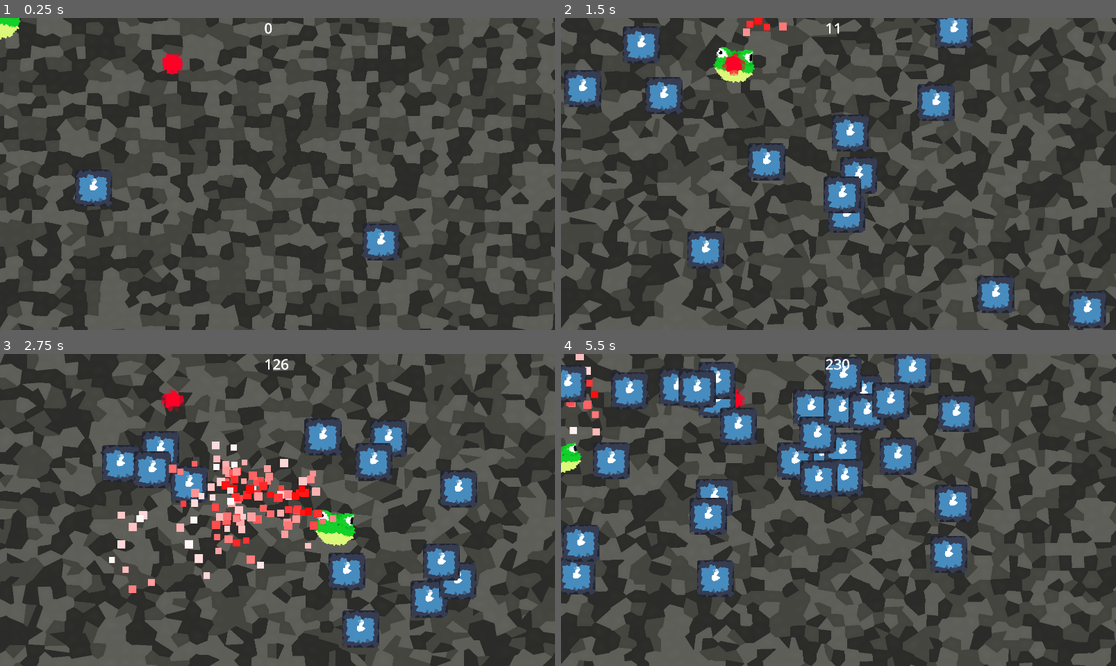
Above: before the commit, frames 1-4 (two rows, left to right).
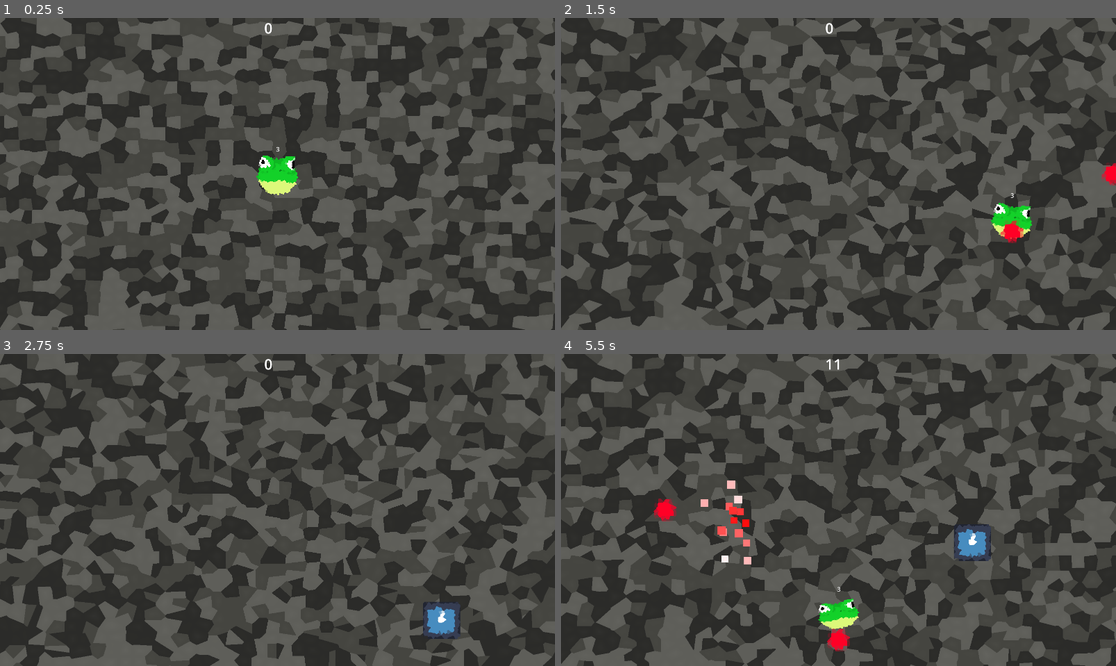
Above: after the commit, the same moments.

Repository: n2ize/FroschRoguelike
Game: Godot game, scene res://testlevel.tscn
The game is run twice, just before and just after one commit, with the same random seed, the same clock (stepped at 60 frames per second) and the same inputs. The engine's default icon, where the game draws it, is replaced by a stand-in: a white triangle on a blue panel in a dark square.
Inputs (mouse positions are in pixels of both pictures, inside the frame that each line leads up to):
- Up to frame 1 (0.25 s): no input
- Up to frame 2 (1.5 s): move the mouse to (960, 158) at 0.52 s; hold D (move_right) 0.53-1.28 s; click (960, 158) at 0.6 s; move the mouse to (727, 189) at 1.27 s; hold S (move_down) from 1.28 s (still down); click (727, 189) at 1.35 s
- Up to frame 3 (2.75 s): move the mouse to (333, 441) at 2.02 s; release S (move_down) at 2.03 s; hold D (move_right) from 2.03 s (still down); click (333, 441) at 2.1 s
- Up to frame 4 (5.5 s): move the mouse to (810, 572) at 2.77 s; release D (move_right) at 2.78 s; hold W (move_up) 2.78-3.53 s; click (810, 572) at 2.85 s; move the mouse to (1005, 556) at 3.52 s; hold A (move_left) 3.53-5.03 s; click (1005, 556) at 3.6 s; move the mouse to (672, 463) at 4.27 s; click (672, 463) at 4.35 s; move the mouse to (866, 510) at 5.02 s; hold S (move_down) from 5.03 s (still down); click (866, 510) at 5.1 s

The runs differ from the first frame. In frame 1, 2.3% of the frame differs, in the area x 0-72%, y 0-78%; in frame 2, 9.4%; in frame 3, 12%; in frame 4, 18%, in the area x 0-78%, y 0-96%.

Commit message:
add health system, hit animation

Diff:
--- a/Bullet.tscn
+++ b/Bullet.tscn
@@ -13,10 +13,14 @@
 shader_parameter/randomness = 0.9
 shader_parameter/anim_speed = 1.4690000697775
 
-[node name="Bullet" type="Area2D" unique_id=1262204709]
+[node name="Bullet" type="Area2D" unique_id=1262204709 groups=["Bullet"]]
+scale = Vector2(5, 5)
+collision_mask = 3
 script = ExtResource("1_7281b")
 
 [node name="CollisionShape2D" type="CollisionShape2D" parent="." unique_id=1746917806]
+light_mask = 7
+visibility_layer = 7
 shape = SubResource("CircleShape2D_7281b")
 
 [node name="Sprite2D" type="Sprite2D" parent="." unique_id=570591453]
--- a/Shader/lowpoly.gdshader
+++ b/Shader/lowpoly.gdshader
@@ -2,6 +2,7 @@
 
 uniform float cell_size : hint_range(1.0, 100.0) = 30.0;
 uniform float randomness : hint_range(0.0, 1.0) = 0.9;
+uniform vec4 modulate_color : source_color = vec4(1.0,1.0,1.0,1.0);
 
 vec2 hash2(vec2 p) {
     p = vec2(dot(p, vec2(127.1, 311.7)),
@@ -30,5 +31,5 @@
         }
     }
 
-    COLOR = texture(TEXTURE, best_uv);
+    COLOR = texture(TEXTURE, best_uv) * modulate_color;
 }
--- a/bullet.gd
+++ b/bullet.gd
@@ -4,16 +4,10 @@
 
 # Called when the node enters the scene tree for the first time.
 func _ready() -> void:
-	body_entered.connect(_on_body_entered)
-	pass # Replace with function body.
+	pass
 
 
 # Called every frame. 'delta' is the elapsed time since the previous frame.
 func _process(delta: float) -> void:
-	position += direction * SPEED *delta
+	position += direction * SPEED * delta
 	pass
-
-func _on_body_entered(body):
-	if body.is_in_group("enemy"):
-		body._on_body_entered(get_parent().get_node("enemie_1"))
-		#queue_free()
--- a/enemie_1.gd
+++ b/enemy_1.gd
@@ -8,10 +8,11 @@
 
 func _ready() -> void:
 	player = get_tree().get_first_node_in_group("player")
+	$Area2D.area_entered.connect(_on_area_entered)
 	$Area2D.body_entered.connect(_on_body_entered)
 
 
-func _physics_process(delta: float) -> void:
+func _physics_process(_delta: float) -> void:
 	if player == null:
 		return
 
@@ -27,11 +28,20 @@
 	velocity = direction * SPEED + separation
 	move_and_slide()
 
-func _on_body_entered(body): #play here whatever should happen
-	if body.is_in_group("player"):
+func _on_area_entered(area): #play here whatever should happen
+	#if area == null:
+		#return
+	if area.is_in_group("Bullet"):
 		died.emit()
 		var effect = Deatheffect.instantiate()
 		effect.position = position
 		get_parent().add_child(effect)
 		effect.restart()
+		area.queue_free()
 		queue_free()
+
+func _on_body_entered(body):
+	if body == null:
+		return
+	if body.is_in_group("player"):
+		body.take_damage()
--- a/enemie_1.tscn
+++ b/enemy_1.tscn
@@ -1,14 +1,14 @@
 [gd_scene format=3 uid="uid://bddiomamtb7dg"]
 
-[ext_resource type="Shader" uid="uid://cq8sp1g523y30" path="res://Shader/lowpoly.gdshader" id="1_wx3th"]
-[ext_resource type="Script" uid="uid://dvl1opgeu8inq" path="res://enemie_1.gd" id="1_xic85"]
-[ext_resource type="Texture2D" uid="uid://ceml7bjpwfpgm" path="res://Assets/icon.svg" id="2_xic85"]
+[ext_resource type="Script" uid="uid://dvl1opgeu8inq" path="res://enemy_1.gd" id="1_663o1"]
+[ext_resource type="Shader" uid="uid://cq8sp1g523y30" path="res://Shader/lowpoly.gdshader" id="2_ovk8a"]
+[ext_resource type="Texture2D" uid="uid://ceml7bjpwfpgm" path="res://Assets/icon.svg" id="3_gqj32"]
 
 [sub_resource type="RectangleShape2D" id="RectangleShape2D_fgb6g"]
 size = Vector2(128, 127.75)
 
 [sub_resource type="ShaderMaterial" id="ShaderMaterial_icqlc"]
-shader = ExtResource("1_wx3th")
+shader = ExtResource("2_ovk8a")
 shader_parameter/cell_size = 11.4010004940475
 shader_parameter/randomness = 1.0
 
@@ -18,7 +18,7 @@
 [node name="Enemie_1" type="CharacterBody2D" unique_id=534735479 groups=["enemy"]]
 collision_layer = 2
 collision_mask = 2
-script = ExtResource("1_xic85")
+script = ExtResource("1_663o1")
 
 [node name="CollisionShape2D" type="CollisionShape2D" parent="." unique_id=124045501]
 scale = Vector2(0.5, 0.5)
@@ -26,9 +26,9 @@
 
 [node name="Sprite2D" type="Sprite2D" parent="." unique_id=1395711497]
 material = SubResource("ShaderMaterial_icqlc")
-texture = ExtResource("2_xic85")
+texture = ExtResource("3_gqj32")
 
-[node name="Area2D" type="Area2D" parent="." unique_id=715811312]
+[node name="Area2D" type="Area2D" parent="." unique_id=715811312 groups=["enemy"]]
 collision_layer = 4
 
 [node name="CollisionShape2D" type="CollisionShape2D" parent="Area2D" unique_id=338127230]
--- a/frog_1.gd
+++ b/frog_1.gd
@@ -3,6 +3,14 @@
 var time = 0.0
 var target_base_scale = 1.0
 var current_amplitude = deg_to_rad(5)
+var last_direction = Vector2.RIGHT
+var health = 3
+var invincible = false
+
+const Deatheffect = preload("res://gpu_particles_deathparticles.tscn")
+const Hiteffect = preload("res://hitindicatorparticles.tscn")
+const Bullet = preload("res://Bullet.tscn")
+
 @onready var sprite = $Sprite2D
 
 func _physics_process(delta: float) -> void:
@@ -20,6 +28,7 @@
 
 	if direction != Vector2.ZERO:
 		direction = direction.normalized()
+		last_direction = direction
 		velocity = direction * SPEED
 		target_base_scale = 0.8
 		current_amplitude = lerp(current_amplitude, deg_to_rad(10), 0.1)
@@ -30,8 +39,40 @@
 
 	var current_base_scale = lerp(sprite.scale.y, target_base_scale, 0.1)
 	sprite.scale.y = current_base_scale + sin(time * 10) * 0.02
-
-
 	sprite.rotation = sin(time * 10) * current_amplitude
 
 	move_and_slide()
+
+	if Input.is_action_just_pressed("left_click"):
+		shoot()
+
+func shoot():
+	var bullet = Bullet.instantiate()
+	bullet.position = global_position
+	bullet.direction = last_direction
+	get_parent().add_child(bullet)
+
+func take_damage():
+	if invincible:
+		return
+	health -= 1
+	$Label.text = str(health)
+	var effect = Hiteffect.instantiate()
+	effect.position = position
+	get_parent().add_child(effect)
+	effect.restart()
+	invincible = true
+	sprite.material.set_shader_parameter("modulate_color", Color.WHITE * 2.0)
+	await get_tree().create_timer(0.1).timeout
+	sprite.material.set_shader_parameter("modulate_color", Color.WHITE)
+	invincible = false
+
+	if health == 0:
+		die()
+
+func die():
+	var effect = Deatheffect.instantiate()
+	effect.position = position
+	get_parent().add_child(effect)
+	effect.restart()
+	queue_free()
--- a/frog_1.tscn
+++ b/frog_1.tscn
@@ -8,11 +8,13 @@
 shader = ExtResource("2_suq6n")
 shader_parameter/cell_size = 16.486000308085
 shader_parameter/randomness = 0.9
+shader_parameter/modulate_color = Color(1, 1, 1, 1)
 
 [sub_resource type="CircleShape2D" id="CircleShape2D_jlbju"]
 radius = 174.42764
 
 [node name="CharacterBody2D" type="CharacterBody2D" unique_id=279591520 groups=["player"]]
+scale = Vector2(0.4, 0.4)
 script = ExtResource("1_jpmgs")
 metadata/_edit_group_ = true
 
@@ -22,3 +24,11 @@
 
 [node name="CollisionShape2D" type="CollisionShape2D" parent="." unique_id=704902560]
 shape = SubResource("CircleShape2D_jlbju")
+
+[node name="Label" type="Label" parent="." unique_id=1889955082]
+offset_left = -12.5
+offset_top = -252.50003
+offset_right = 27.5
+offset_bottom = -229.50003
+scale = Vector2(3.295, 3.295)
+text = "3"
--- /dev/null
+++ b/hitindicatorparticles.tscn
@@ -0,0 +1,18 @@
+[gd_scene format=3 uid="uid://b02dfq7u531yg"]
+
+[sub_resource type="ParticleProcessMaterial" id="ParticleProcessMaterial_jpmgs"]
+lifetime_randomness = 0.5
+particle_flag_disable_z = true
+spread = 180.0
+initial_velocity_min = 200.0
+initial_velocity_max = 300.0
+gravity = Vector3(0, 98, 0)
+scale_min = 10.0
+scale_max = 20.0
+
+[node name="Hitindicatorparticles" type="GPUParticles2D" unique_id=952334607]
+emitting = false
+amount = 10
+lifetime = 0.4
+one_shot = true
+process_material = SubResource("ParticleProcessMaterial_jpmgs")
--- a/project.godot
+++ b/project.godot
@@ -42,6 +42,11 @@
 "events": [Object(InputEventKey,"resource_local_to_scene":false,"resource_name":"","device":-1,"window_id":0,"alt_press …(192 unchanged characters)…
 ]
 }
+left_click={
+"deadzone": 0.2,
+"events": [Object(InputEventMouseButton,"resource_local_to_scene":false,"resource_name":"","device":-1,"window_id":0,"alt_pressed":false,"shift_pressed":false,"ctrl_pressed":false,"meta_pressed":false,"button_mask":0,"position":Vector2(0, 0),"global_position":Vector2(0, 0),"factor":1.0,"button_index":1,"canceled":false,"pressed":false,"double_click":false,"script":null)
+]
+}
 
 [physics]
 
--- a/testlevel.gd
+++ b/testlevel.gd
@@ -1,10 +1,13 @@
 extends Node2D
-const Enemy = preload("res://enemie_1.tscn")
+const Enemy = preload("res://enemy_1.tscn")
+const Frog = preload("res://frog_1.tscn")
 var score = 0
 
 # Called when the node enters the scene tree for the first time.
 func _ready() -> void:
 	$Timer.timeout.connect(_on_timer_timeout)
+	var vp = get_viewport_rect().size
+	spawn_player(Vector2(vp.x/2, vp.y/2))
 
 func _on_timer_timeout():
 	var vp = get_viewport_rect().size
@@ -16,6 +19,11 @@
 	add_child(enemy)
 	enemy.died.connect(_on_enemy_died)
 
+func spawn_player(pos: Vector2):
+	var player = Frog.instantiate()
+	player.position = pos
+	add_child(player)
+
 func _on_enemy_died():
 	score += randi_range(7, 12)
 	$CanvasLayer/Score.text = str(score)
--- a/testlevel.tscn
+++ b/testlevel.tscn
@@ -3,8 +3,6 @@
 [ext_resource type="Script" uid="uid://celcurdbyk2rl" path="res://testlevel.gd" id="1_b5yu0"]
 [ext_resource type="Shader" uid="uid://n7f74f6m0d8m" path="res://Shader/backgroundlowpoly.gdshader" id="1_w3snd"]
 [ext_resource type="Texture2D" uid="uid://ceml7bjpwfpgm" path="res://Assets/icon.svg" id="2_pi5jr"]
-[ext_resource type="PackedScene" uid="uid://q02ls071tw71" path="res://frog_1.tscn" id="3_74kyy"]
-[ext_resource type="PackedScene" uid="uid://dd0b57gusre8d" path="res://Bullet.tscn" id="5_b5yu0"]
 
 [sub_resource type="ShaderMaterial" id="ShaderMaterial_pi5jr"]
 shader = ExtResource("1_w3snd")
@@ -26,11 +24,8 @@
 offset_bottom = 1724.0
 texture = ExtResource("2_pi5jr")
 
-[node name="CharacterBody2D" parent="." unique_id=279591520 instance=ExtResource("3_74kyy")]
-scale = Vector2(0.4, 0.4)
-
 [node name="Timer" type="Timer" parent="." unique_id=829925160]
-wait_time = 0.1
+wait_time = 2.0
 autostart = true
 
 [node name="CanvasLayer" type="CanvasLayer" parent="." unique_id=723789655]
@@ -46,7 +41,3 @@
 size_flags_horizontal = 4
 text = "0"
 label_settings = SubResource("LabelSettings_kx2s4")
-
-[node name="Bullet" parent="." unique_id=1262204709 instance=ExtResource("5_b5yu0")]
-position = Vector2(596.99994, 159.99998)
-scale = Vector2(5, 5)
Renamed: enemie_1.gd.uid -> enemy_1.gd.uid
